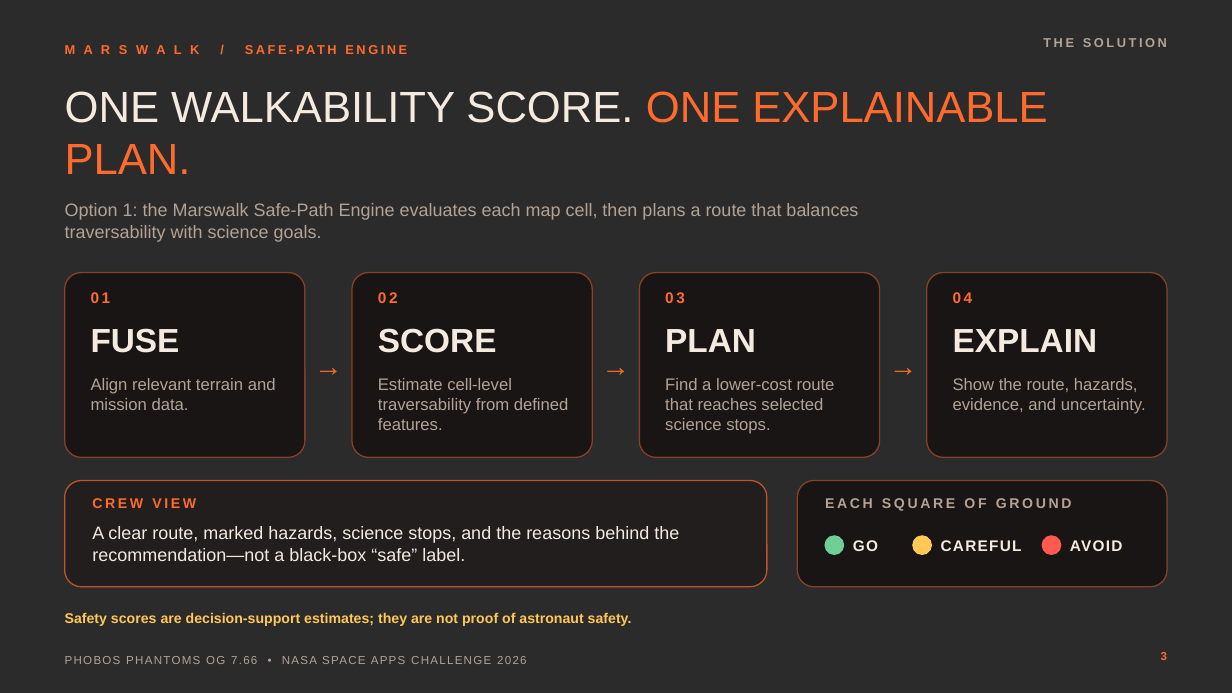
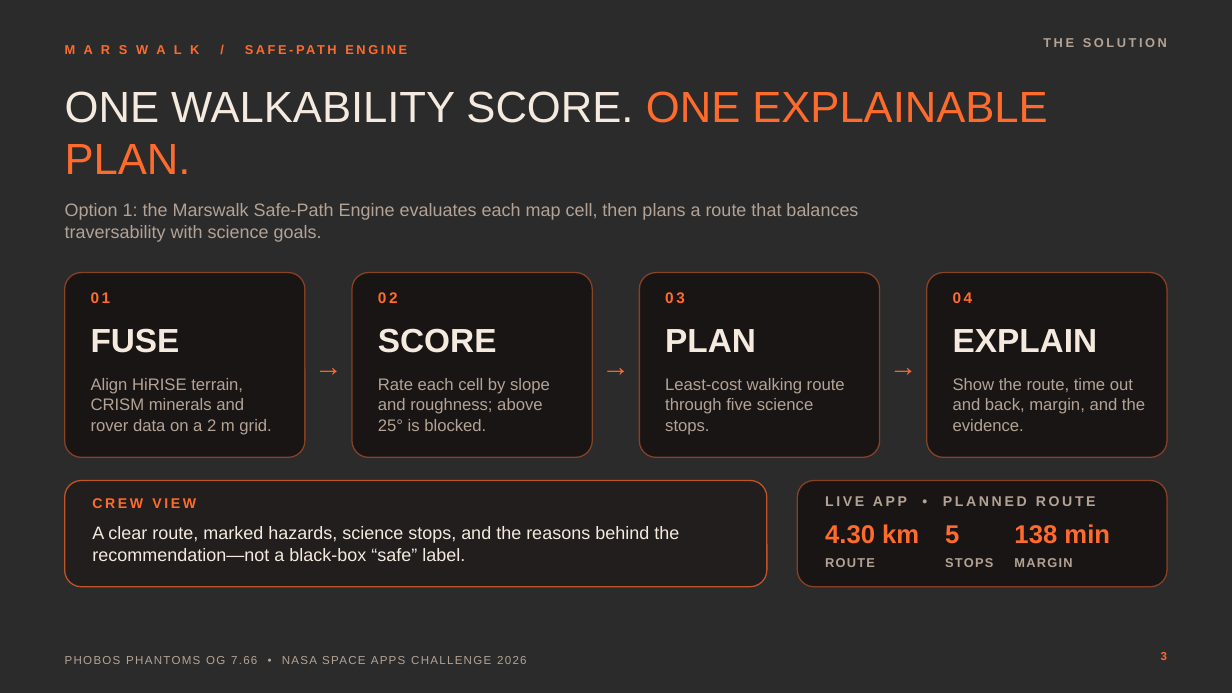
Before and after one commit to mahyda07/phobos-phantoms, a slide deck: slide 3 of submission/Marswalk-Presentation.pptx. Drawn at 1232x693 pixels with LibreOffice and Linux fonts; fonts in the diff are those of the drawing; background and template pictures are left out; a plain dark background stands for a picture behind light text. Boxes give left, top, right and bottom in pixels: in the first picture for what was removed or moved away, otherwise in the second. Text is boxed around its words. In the diff, an @@ line names an element or a change of style, - is before the commit and + after.

```diff
--- a/submission/Marswalk-Presentation.pptx
+++ b/submission/Marswalk-Presentation.pptx
@@ text at [91,378,271,435]: text changed @@
-Align relevant terrain and mission data.
+Align HiRISE terrain, CRISM minerals and rover data on a 2 m grid.
@@ text at [378,378,550,431]: text changed @@
-Estimate cell-level traversability from defined features.
+Rate each cell by slope and roughness; above 25° is blocked.
@@ text at [665,378,845,435]: text changed @@
-Find a lower-cost route that reaches selected science stops.
+Least-cost walking route through five science stops.
@@ text at [953,378,1145,431]: text changed @@
-Show the route, hazards, evidence, and uncertainty.
+Show the route, time out and back, margin, and the evidence.
@@ text at [825,496,1096,506]: text changed @@
-EACH SQUARE OF GROUND
+LIVE APP • PLANNED ROUTE
@@ ellipse removed at [825,536,844,555] @@
@@ text added at [825,524,919,544], 20 pt, text #FF6B2D, bold @@
+4.30 km
@@ ellipse removed at [913,536,932,555] @@
@@ text added at [945,525,959,544], 20 pt, text #FF6B2D, bold @@
+5
@@ text added at [1014,524,1110,544], 20 pt, text #FF6B2D, bold @@
+138 min
@@ ellipse removed at [1043,536,1061,555] @@
@@ text at [825,558,875,567]: text changed; size 12 to 10 pt; text colour #F4EADF to #B3A396 @@
-GO
+ROUTE
@@ text at [945,558,993,567]: text changed; size 12 to 10 pt; text colour #F4EADF to #B3A396 @@
-CAREFUL
+STOPS
@@ vertical alignment middle to top in 3 elements at [945,558,993,567], [825,558,875,567], [1014,558,1072,567] @@
@@ text at [1014,558,1072,567]: text changed; size 12 to 10 pt; text colour #F4EADF to #B3A396 @@
-AVOID
+MARGIN
@@ text removed at [65,612,632,626] @@
-Safety scores are decision-support estimates; they are not proof of astronaut safety.
```
Also in this commit, not shown: 5 other slides changed, 1 slide added, 1 slide removed, 13 other files.
